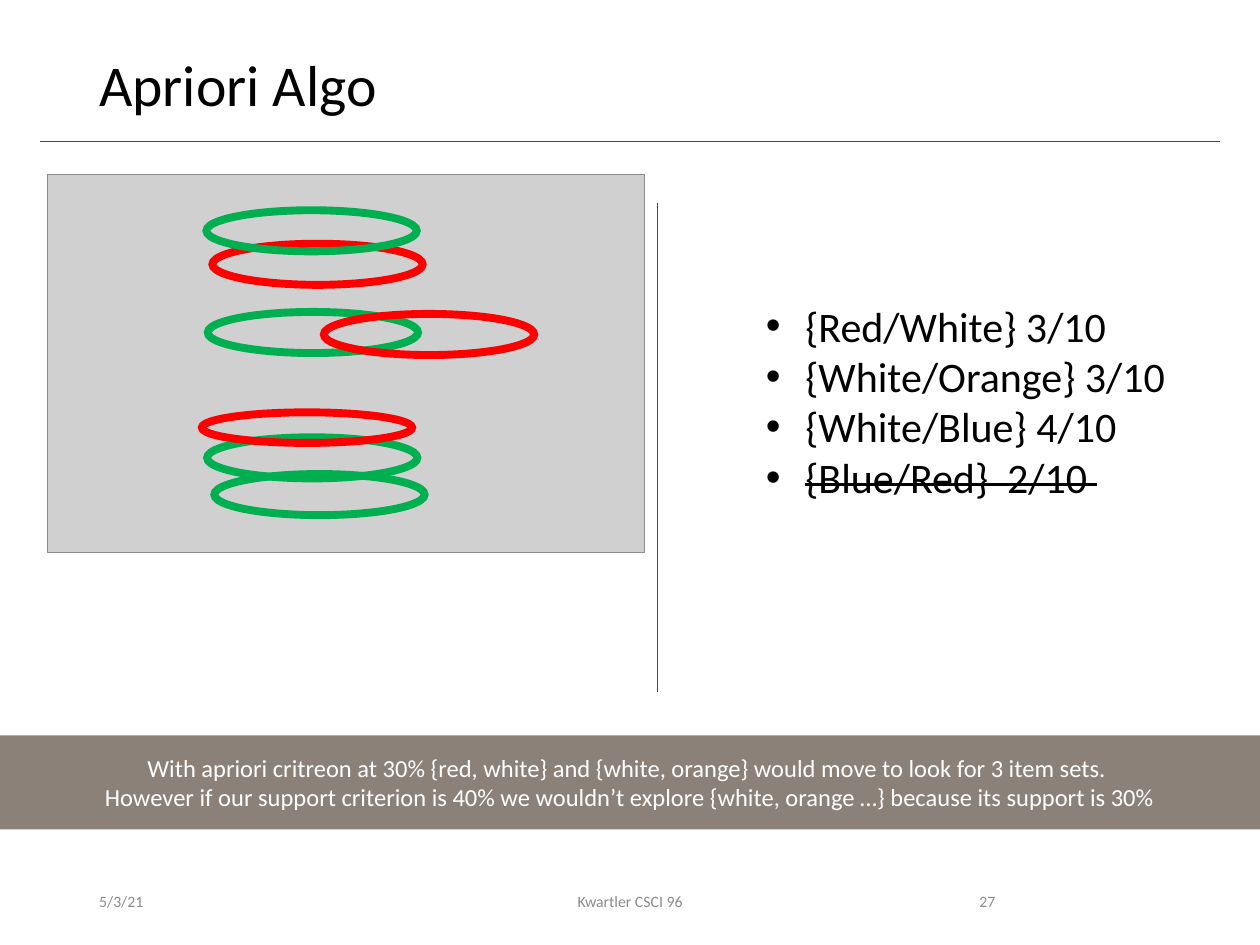
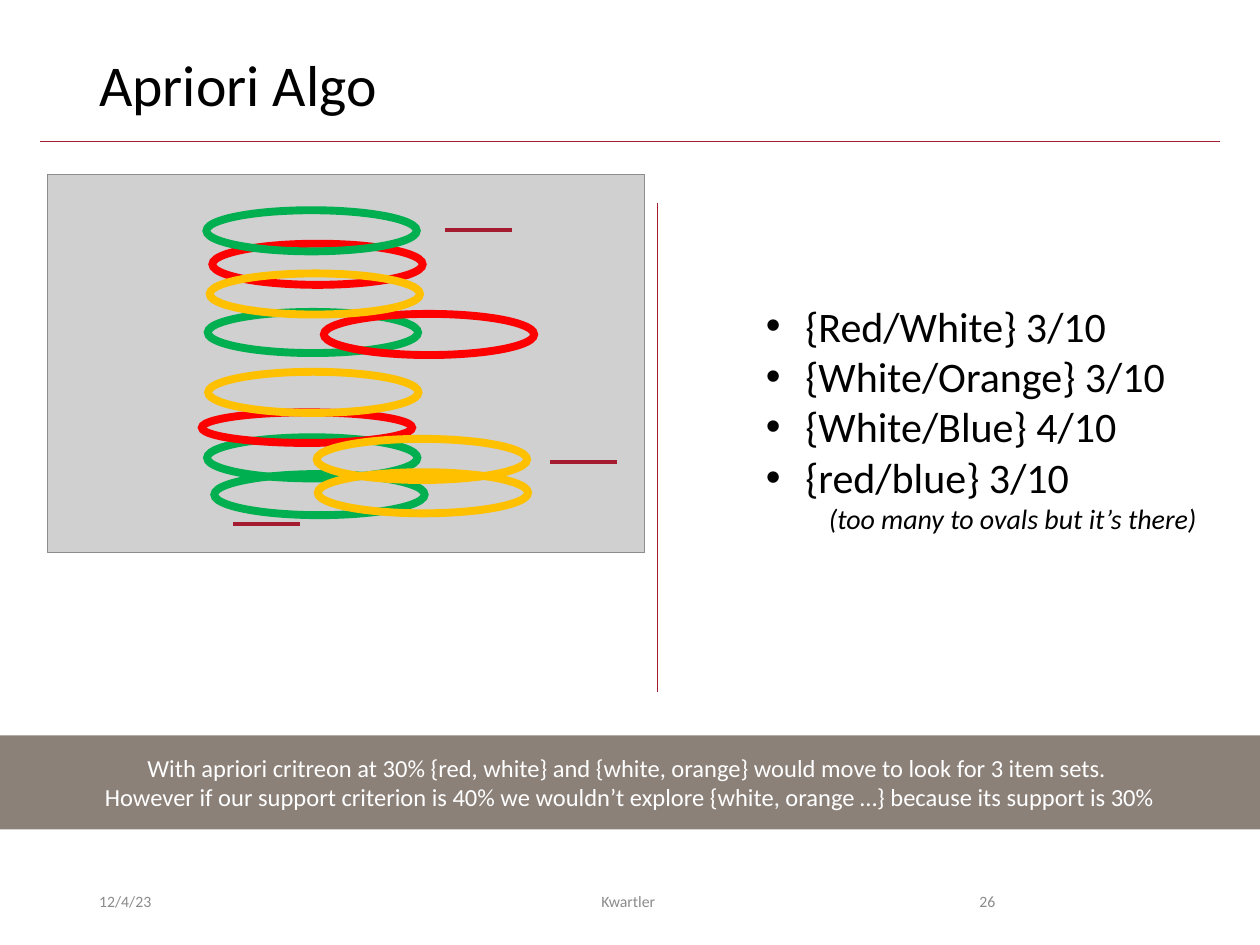
Before and after one commit to kwartler/Harvard_DataMining_Business_Student, a slide deck: slide 26 of Lessons/L_unsupervised/AssociationRules_CollaborativeFiltering.pptx (slide 27 before the commit). Drawn at 1260x945 pixels with LibreOffice and Linux fonts; fonts in the diff are those of the drawing; grey boxes stand for pictures; background and template pictures are left out. Boxes give left, top, right and bottom in pixels: in the first picture for what was removed or moved away, otherwise in the second. Text is boxed around its words. In the diff, an @@ line names an element or a change of style, - is before the commit and + after.

```diff
--- a/Lessons/L_unsupervised/AssociationRules_CollaborativeFiltering.pptx
+++ b/Lessons/L_unsupervised/AssociationRules_CollaborativeFiltering.pptx
@@ line added from (445, 231) to (512, 231), #A51C30 2.25 pt @@
@@ ellipse added at (x1=209, y1=273, x2=420, y2=315), outline #FFC000 4.5 pt @@
@@ ellipse added at (x1=208, y1=372, x2=418, y2=413), outline #FFC000 4.5 pt @@
@@ ellipse added at (x1=316, y1=438, x2=527, y2=480), outline #FFC000 4.5 pt @@
@@ ellipse added at (x1=318, y1=472, x2=528, y2=514), outline #FFC000 4.5 pt @@
@@ line added from (551, 461) to (617, 461), #A51C30 2.25 pt @@
@@ text at (x1=805, y1=462, x2=1196, y2=534): text changed; size 24 to 16 pt; italic on @@
-• {Blue/Red} 2/10
+• {red/blue} 3/10
+  (too many to ovals but it’s there)
@@ line added from (233, 524) to (300, 524), #A51C30 2.25 pt @@
@@ text at (x1=99, y1=896, x2=151, y2=908): text changed @@
-5/3/21
+12/4/23
@@ text at (x1=601, y1=896, x2=655, y2=907): text changed @@
-Kwartler CSCI 96
+Kwartler
@@ page number at (x1=979, y1=896, x2=995, y2=907): text changed @@
-27
+26
```
Also in this commit, not shown: 41 other slides changed, 3 slides removed.
